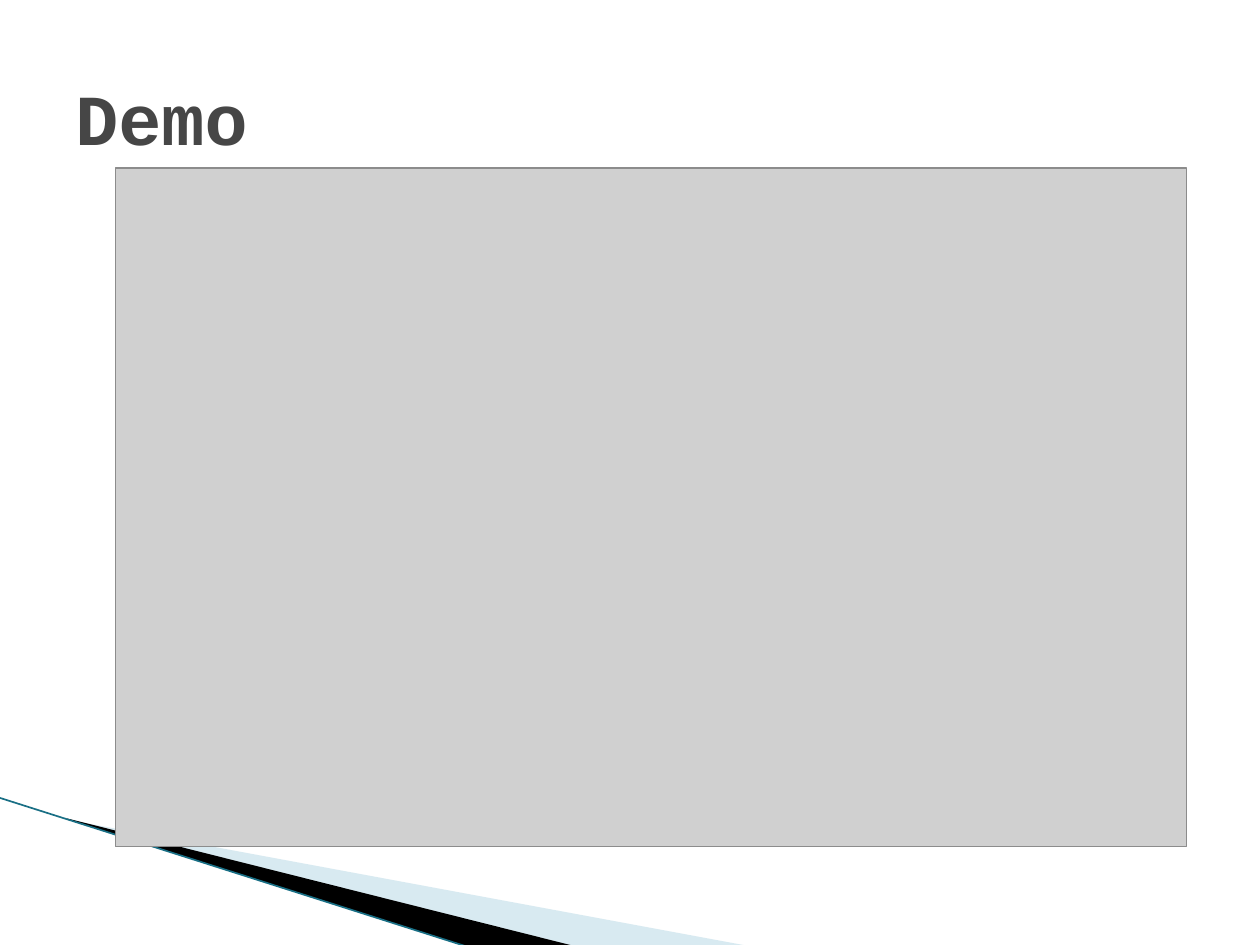
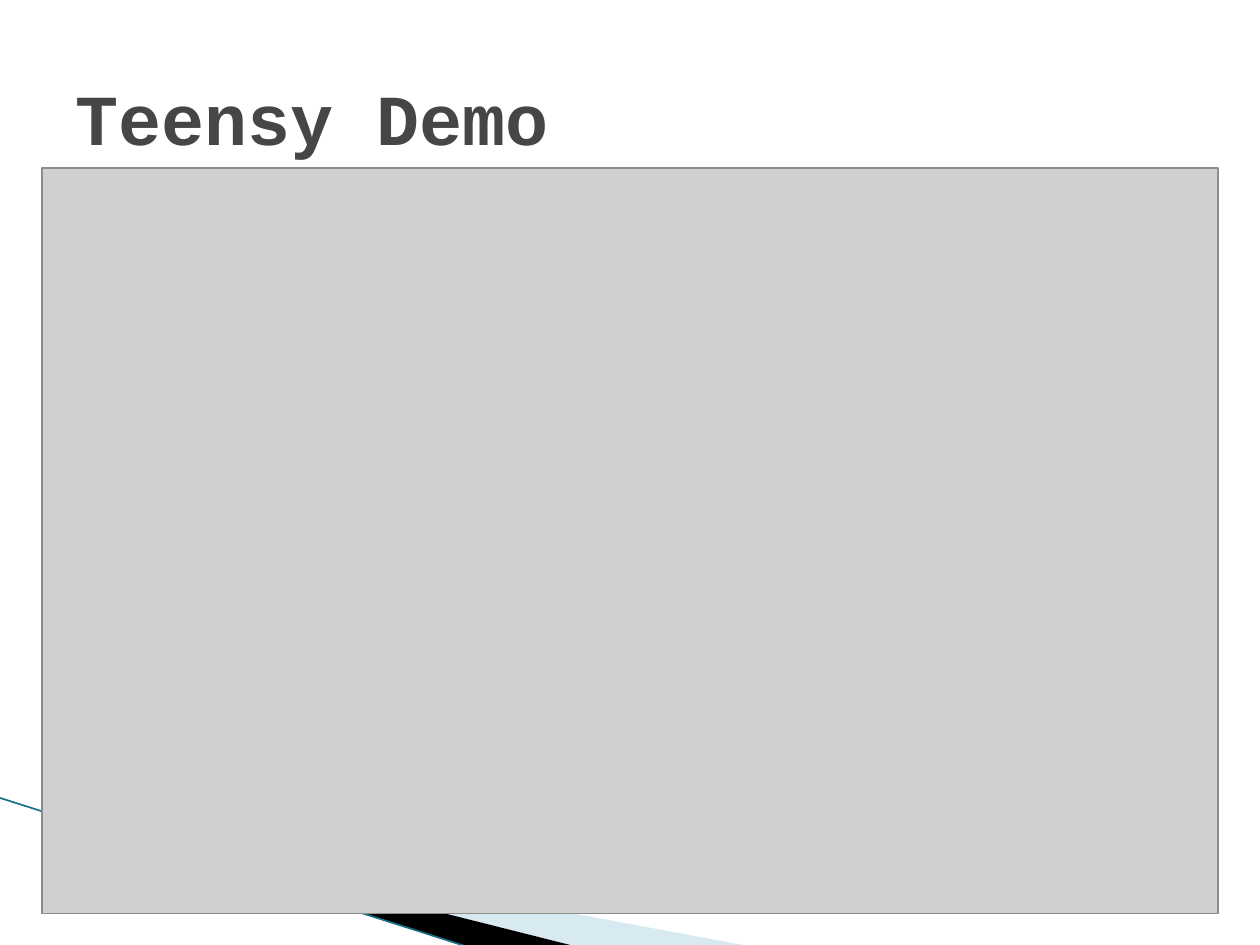
Before and after one commit to vfasburg/cse_825, a slide deck: slide 9 of Project/Final_Project_Presentation_Fasburg_Reiff_Thomas.pptx (slide 17 before the commit). Drawn at 1260x945 pixels with LibreOffice and Linux fonts; fonts in the diff are those of the drawing; grey boxes stand for pictures; background and template pictures are left out. Boxes give left, top, right and bottom in pixels: in the first picture for what was removed or moved away, otherwise in the second. Text is boxed around its words. In the diff, an @@ line names an element or a change of style, - is before the commit and + after.

Commit message:
Moved video slide

```diff
--- a/Project/Final_Project_Presentation_Fasburg_Reiff_Thomas.pptx
+++ b/Project/Final_Project_Presentation_Fasburg_Reiff_Thomas.pptx
@@ title at bbox=[75, 97, 549, 160]: text changed @@
-Demo
+Teensy Demo
@@ picture: place and size @@
-picture at bbox=[116, 168, 1187, 847]
+picture at bbox=[42, 168, 1217, 914]
```
